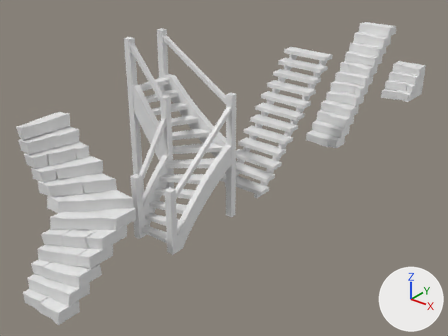
A saved change to the FBX model Assets/Art/Models/Environment/Architecture/Stairs.fbx.
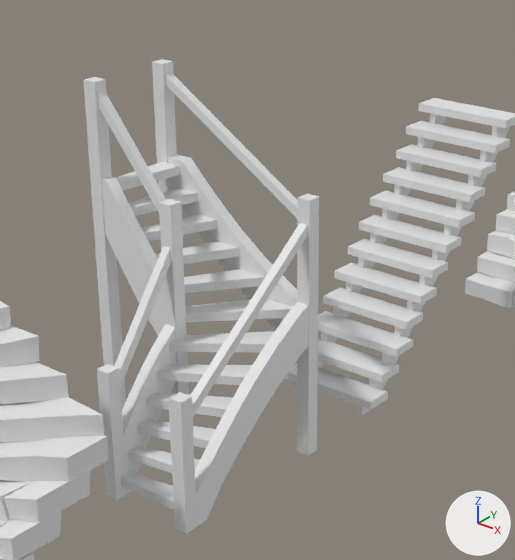
Each version is shown whole from a camera (50 mm lens) standing at (-14.67, -6.04, 7.4) and looking at (-23.93, 5.53, 0.23), then close up on the part from 19% to 74% of the width and 0% to 80% of the height. Arrows for +X, +Y and +Z are at lower right; the lights stay in place. Materials are left out; every surface is plain grey. Where no turn or scale is listed for an object, it has been applied to the vertices.

Objects in the first close-up: 'StairsCurvedStone', 'StairsCurvedWoodBanisterInnerLower', 'StairsCurvedWoodBanisterInnerUpper', 'StairsCurvedWoodBanisterOuterLower', 'StairsCurvedWoodBanisterOuterUpper', 'StairsCurvedWoodStep.007', 'StairsCurvedWoodSupportInnerLower', 'StairsCurvedWoodSupportInnerUpper', 'StairsCurvedWoodSupportOuterLower', 'StairsCurvedWoodSupportOuterUpper', 'StairsStone', 'StairsWood'.
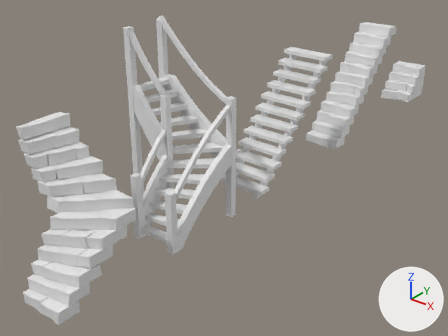
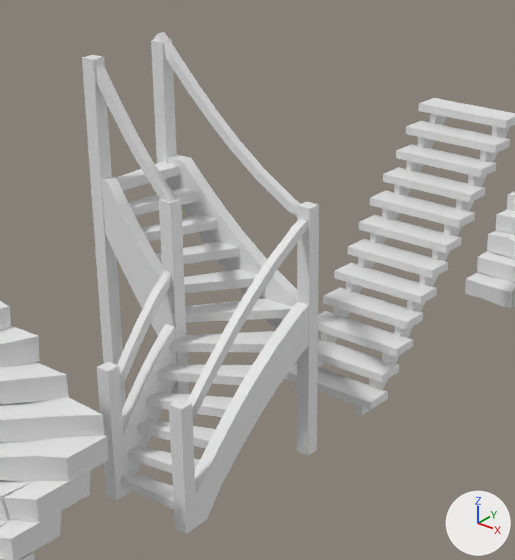
What differs and where, as boxes [x1, y1, x2, y2] in the close-ups (515 x 560 px; the box of a moved part takes in the faces that stretch with it):
'StairsCurvedWoodBanisterOuterLower', reshaped
    before: [169, 194, 319, 534]
    after: [169, 202, 319, 534]
'StairsCurvedWoodBanisterInnerLower', reshaped
    before: [97, 199, 189, 500]
    after: [97, 198, 189, 500]
'StairsCurvedWoodBanisterInnerUpper', reshaped
    before: [83, 77, 166, 410]
    after: [82, 55, 126, 410]
'StairsCurvedWoodBanisterOuterUpper', reshaped
    before: [152, 59, 297, 240]
    after: [151, 39, 177, 240]
'StairsCurvedWoodSupportOuterLower.001', added
    after: [187, 219, 307, 420]
'StairsCurvedWoodSupportOuterUpper.001', added
    after: [154, 32, 300, 218]
'StairsCurvedWoodSupportInnerUpper.001', added
    after: [95, 62, 177, 202]
'StairsCurvedWoodSupportInnerLower.001', added
    after: [117, 270, 172, 391]
part 1 of me_stairscurvedwoodbanisterouterlower, deleted
    before: [190, 223, 307, 417]
part 2 of me_stairscurvedwoodbanisterouterlower, moved or reshaped
    before: [297, 194, 319, 455]
    after: [297, 202, 319, 455]
part 3 of me_stairscurvedwoodbanisterouterlower, moved or reshaped
    before: [169, 392, 197, 534]
    after: [169, 399, 197, 534]
part 4 of me_stairscurvedwoodbanisterouterupper, deleted
    before: [165, 72, 297, 218]
part 5 of me_stairscurvedwoodbanisterouterupper, moved or reshaped
    before: [152, 59, 177, 240]
    after: [151, 39, 177, 240]
part 6 of me_stairscurvedwoodbanisterinnerlower, deleted
    before: [114, 246, 171, 387]
part 7 of me_stairscurvedwoodbanisterinnerlower, moved or reshaped
    before: [159, 199, 189, 445]
    after: [159, 198, 189, 445]
part 8 of me_stairscurvedwoodbanisterinnerupper, deleted
    before: [97, 89, 166, 214]
part 9 of me_stairscurvedwoodbanisterinnerupper, moved or reshaped
    before: [83, 77, 125, 382]
    after: [82, 55, 123, 365]

Patch to the scene script:
```diff
--- a/Assets/Art/Models/Environment/Architecture/Stairs.fbx.py
+++ b/Assets/Art/Models/Environment/Architecture/Stairs.fbx.py
@@ me_stairscurvedwoodbanisterouterlower @@
 me_stairscurvedwoodbanisterouterlower.from_pydata(...)  # 24 vertices, 14 faces; spans x 0.42..0.58, y -0.08..2.08, z 0.0..3.0
 # verts and faces of me_stairscurvedwoodbanisterouterlower; kept vertices keep their numbers, new ones are numbered from 24
+# me_stairscurvedwoodbanisterouterlower part 1: the loose piece of 8 vertices spanning x 0.45..0.55, y 0.0..2.05, z 1.22..2.8 is deleted
+# me_stairscurvedwoodbanisterouterlower part 2
+for i in [1, 3, 5, 7]: verts[i] += (0.0, 0.0, -0.09)
+# me_stairscurvedwoodbanisterouterlower part 3
+for i in [9, 11, 13, 15]: verts[i] += (0.0, 0.0, -0.07)
@@ me_stairscurvedwoodbanisterouterupper @@
 me_stairscurvedwoodbanisterouterupper.from_pydata(...)  # 16 vertices, 9 faces; spans x -1.58..0.51, y 1.92..2.08, z 0.0..4.1
 # verts and faces of me_stairscurvedwoodbanisterouterupper; kept vertices keep their numbers, new ones are numbered from 16
+# me_stairscurvedwoodbanisterouterupper part 4: the loose piece of 8 vertices spanning x -1.57..0.51, y 1.95..2.05, z 2.7..4.03 is deleted
+# me_stairscurvedwoodbanisterouterupper part 5
+for i in [1, 3, 5, 7]: verts[i] += (0.0, 0.0, 0.23)
@@ me_stairscurvedwoodbanisterinnerupper @@
 me_stairscurvedwoodbanisterinnerupper.from_pydata(...)  # 16 vertices, 9 faces; spans x -1.58..-0.44, y 0.92..1.08, z 0.0..4.1
 # verts and faces of me_stairscurvedwoodbanisterinnerupper; kept vertices keep their numbers, new ones are numbered from 16
+# me_stairscurvedwoodbanisterinnerupper part 8: the loose piece of 8 vertices spanning x -1.53..-0.44, y 0.95..1.05, z 2.71..4.03 is deleted
+# me_stairscurvedwoodbanisterinnerupper part 9
+for i in [1, 3, 5, 7]: verts[i] += (0.0, 0.0, 0.23)
@@ me_stairscurvedwoodbanisterinnerlower @@
 me_stairscurvedwoodbanisterinnerlower.from_pydata(...)  # 24 vertices, 14 faces; spans x -0.58..-0.42, y -0.08..1.08, z 0.0..3.0
 # verts and faces of me_stairscurvedwoodbanisterinnerlower; kept vertices keep their numbers, new ones are numbered from 24
+# me_stairscurvedwoodbanisterinnerlower part 6: the loose piece of 8 vertices spanning x -0.55..-0.45, y 0.0..0.99, z 1.22..2.54 is deleted
+# me_stairscurvedwoodbanisterinnerlower part 7
+for i in [9, 11, 13, 15]: verts[i] += (0.0, 0.0, 0.03)
@@ ob_stairscurvedwoodsupportinnerlower_001 @@
+ob_stairscurvedwoodsupportinnerlower_001 = bpy.data.objects.new('StairsCurvedWoodSupportInnerLower.001', me_stairscurvedwoodbanisterinnerlower_001)  # 24 vertices, 21 faces; spans x -0.05..0.05, y -0.46..0.526, z -0.583..0.524
+ob_stairscurvedwoodsupportinnerlower_001.location = (-23.5, 2.46, 1.74)
@@ ob_stairscurvedwoodsupportouterupper_001 @@
+ob_stairscurvedwoodsupportouterupper_001 = bpy.data.objects.new('StairsCurvedWoodSupportOuterUpper.001', me_stairscurvedwoodsupportouterupper_002)  # 32 vertices, 28 faces; spans x -1.08..1.0, y -0.05..0.05, z -0.89..0.79
+ob_stairscurvedwoodsupportouterupper_001.location = (-23.5, 4.0, 3.62)
@@ ob_stairscurvedwoodsupportinnerupper_001 @@
+ob_stairscurvedwoodsupportinnerupper_001 = bpy.data.objects.new('StairsCurvedWoodSupportInnerUpper.001', me_stairscurvedwoodbanisterinnerupper_001)  # 28 vertices, 23 faces; spans x -0.486..0.603, y -0.05..0.05, z -0.84..0.532
+ob_stairscurvedwoodsupportinnerupper_001.location = (-24.04, 3.0, 3.78)
@@ ob_stairscurvedwoodsupportouterlower_001 @@
+ob_stairscurvedwoodsupportouterlower_001 = bpy.data.objects.new('StairsCurvedWoodSupportOuterLower.001', me_stairscurvedwoodsupportouterlower_002)  # 32 vertices, 28 faces; spans x -0.05..0.05, y -1.03..1.06, z -0.87..0.8
+ob_stairscurvedwoodsupportouterlower_001.location = (-22.5, 3.03, 2.03)
```
